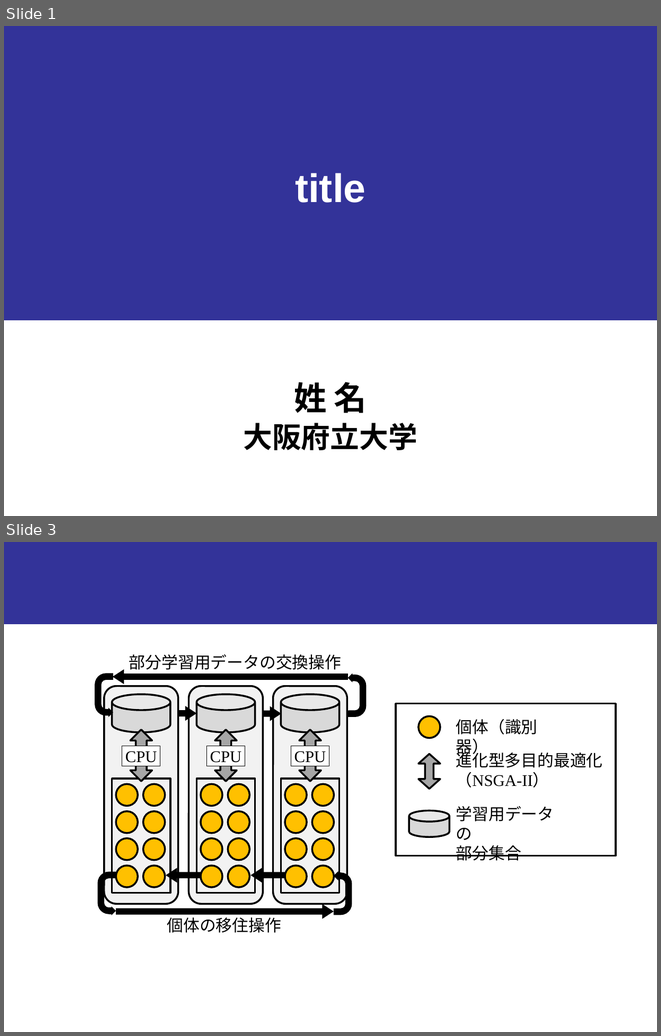
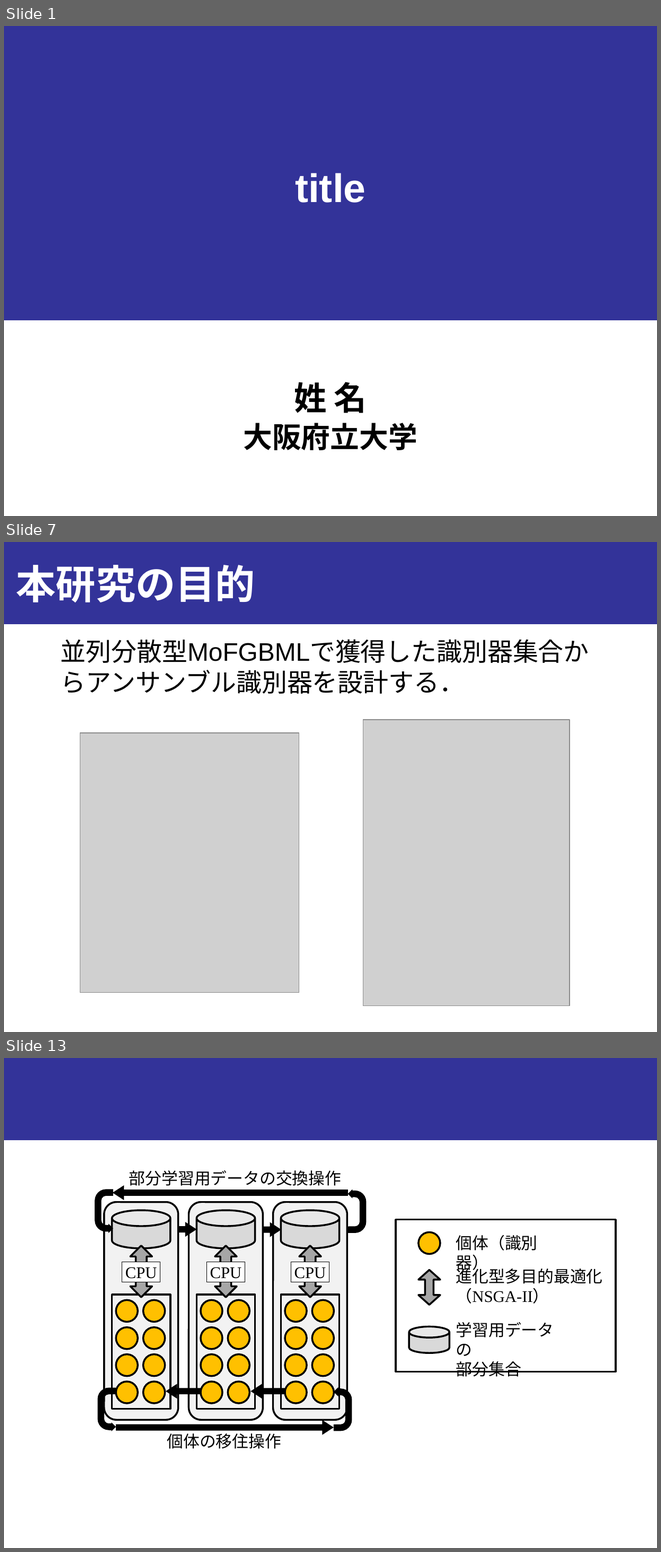
Before and after one commit to onikUone/Junior_slides, a slide deck: Junior_下書き.pptx. Shown one above the other, each under a label of ours: slides 1 and 3 before the commit, slides 1, 7 and 13 after it; the slides between them are not shown. The pictures are 661x1036 and 661x1552 pixels, drawn with LibreOffice and Linux fonts; fonts in the diff are those of the drawing; grey boxes stand for pictures. Boxes give left, top, right and bottom in pixels: in the first picture for what was removed or moved away, otherwise in the second. Text is boxed around its words. In the diff, an @@ line names an element or a change of style, - is before the commit and + after.

```diff
--- a/Junior_下書き.pptx
+++ b/Junior_下書き.pptx
@@ slide 7 added at [4, 542, 657, 1032], background #FFFFFF; not listed: 1 template element that a slide beside it also shows @@
@@ title added at [16, 565, 256, 602], 44 pt, text #FFFFFF, bold @@
+本研究の目的
@@ text added at [61, 639, 589, 663], 28 pt, text #000000 @@
+並列分散型MoFGBMLで獲得した識別器集合からアンサンブル識別器を設計する．
@@ picture added at [363, 720, 570, 1006] @@
@@ picture added at [80, 733, 299, 992] @@
@@ what was slide 3 is now slide 13 @@
```
Also in this commit, not shown: 10 other slides added, 1 slide removed, 6 other files.
